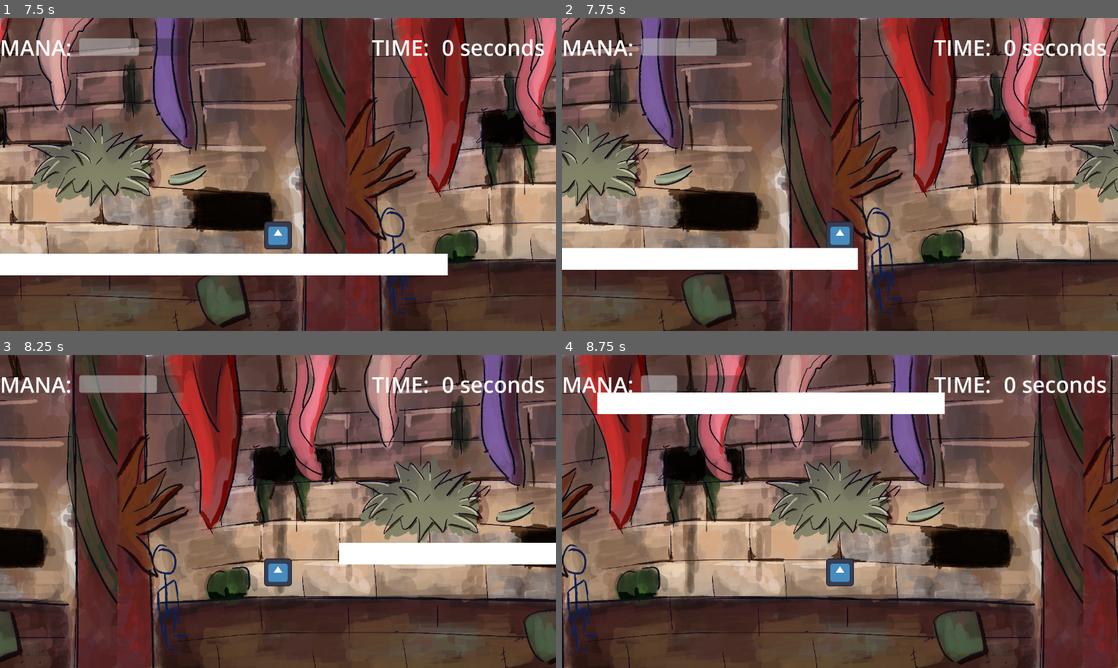
Above: before the commit, frames 1-4 (two rows, left to right).
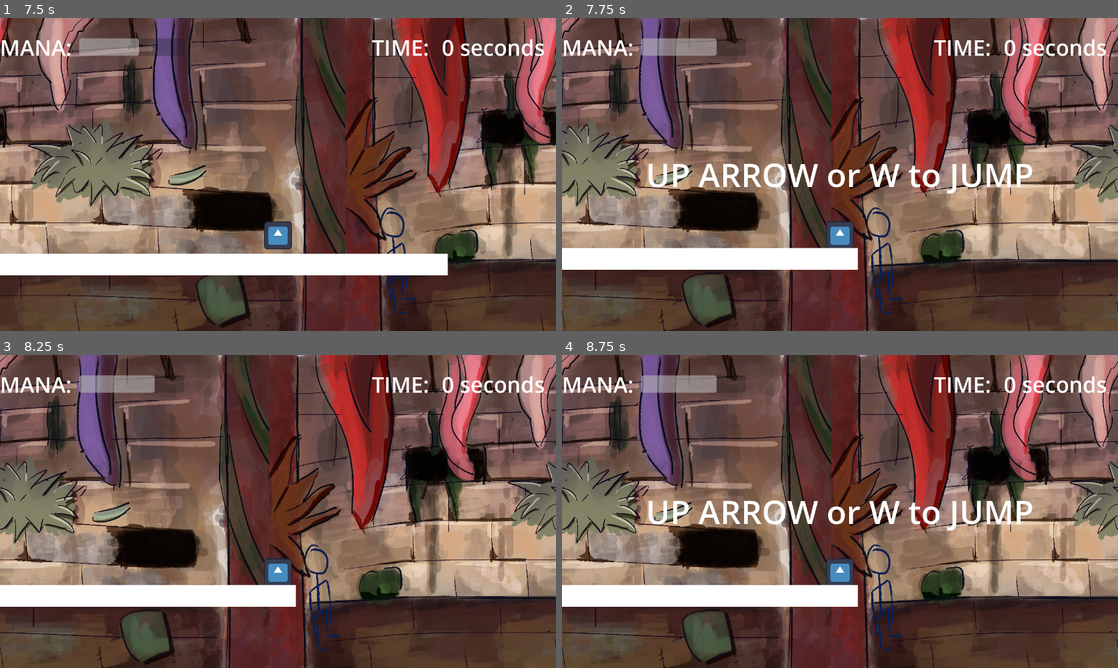
Above: after the commit, the same moments.

Repository: MagusCurt/IGDB-Jam
Game: Godot game, scene res://levels/level_spawner.tscn
Two runs of this game, one before a commit and one after it. Both use one fixed random seed, a clock stepped at 60 frames per second and the inputs below. This scene is started directly instead of the project's main scene. The engine's default icon, where the game draws it, is replaced by a stand-in: a white triangle on a blue panel in a dark square.
Inputs:
- Up to frame 1 (7.5 s): hold D (right) 0.53-1.25 s; hold Space (space) 0.53-1.25 s; tap P (P) at 0.6, 3.05, 4.35, 6.6 s; tap W (up) at 0.77, 1.07, 2.27, 2.3, 2.57, 4.52, 4.82, 6.02, 6.05, 6.32, 6.77, 7.07 s; click "RESTART" at 1.25 s; hold D (right) 2.03-2.78 s; tap Space (space) at 2.1, 4.55 s; hold A (left) 2.78-3.5 s; hold W (up) 2.78-3.5 s; click "RESTART" at 3.5 s; hold D (right) 4.28-5 s; click "RESTART" at 5 s; hold D (right) 5.78-6.53 s; hold Space (space) 5.78-6.53 s; hold A (left) 6.53-7.25 s; click "RESUME" at 7.25 s
- Up to frame 2 (7.75 s): no input
- Up to frame 3 (8.25 s): hold D (right) from 8.03 s (still down); hold Space (space) from 8.03 s (still down)
- Up to frame 4 (8.75 s): keep holding D (right); keep holding Space (space)

Frame 1 is identical in both runs. In frame 2, 2.0% of the frame differs, in the area x 15-85%, y 46-57%; in frame 3, 73%; in frame 4, 78%, in the area x 0-100%, y 0-100%.

Commit message:
fixed jump totorial

Diff:
--- a/characters/player/player.gd
+++ b/characters/player/player.gd
@@ -9,41 +9,50 @@
 var mana_recovery_rate: float = 60 # Rate at which mana is recovered over time
 
 func _ready() -> void:
-    print_debug(velocity)
+	print_debug(velocity)
 
 func _process(delta: float) -> void:
-    # gravity = 1000.0
+	# gravity = 1000.0
 
-    # if Input.is_action_pressed("right"):
-    #     velocity.x = speed
-    # elif Input.is_action_pressed("left"):
-    #     velocity.x = -speed
-    # else:
-    #     velocity.x = 0.0
+	# if Input.is_action_pressed("right"):
+	#     velocity.x = speed
+	# elif Input.is_action_pressed("left"):
+	#     velocity.x = -speed
+	# else:
+	#     velocity.x = 0.0
 
-    velocity.x = speed
+	velocity.x = speed
 
-    if Input.is_action_pressed("up") and is_on_floor():
-        velocity.y = -400.0  # Jump height
-    elif not is_on_floor():
-        velocity.y += 1000.0 * delta  # Gravity effect
+	if Input.is_action_pressed("up") and is_on_floor():
+		velocity.y = -400.0  # Jump height
+	elif not is_on_floor():
+		velocity.y += 1000.0 * delta  # Gravity effect
 
-    if Input.is_action_pressed("space"):
-        if mana > 0:
-            mana -= mana_loss_rate * delta  # Decrease mana when using time control
-            UiSingleton.player_mana = mana  # Update the UI with current mana
-            TimeSingleton.emit_signal("reverse_time")
-        else:
-            # Optionally, you can handle the case where mana is depleted
-            print("Not enough mana to reverse time.")
-            TimeSingleton.emit_signal("continue_time")  # Stop time control if mana is depleted
+	if Input.is_action_pressed("space"):
+		if mana > 0:
+			mana -= mana_loss_rate * delta  # Decrease mana when using time control
+			UiSingleton.player_mana = mana  # Update the UI with current mana
+			TimeSingleton.emit_signal("reverse_time")
+		else:
+			# Optionally, you can handle the case where mana is depleted
+			print("Not enough mana to reverse time.")
+			TimeSingleton.emit_signal("continue_time")  # Stop time control if mana is depleted
 
-    elif Input.is_action_just_released("space"):
-        TimeSingleton.emit_signal("continue_time")
-    else:
-        # Recover mana over time when not using time control
-        if mana < 100:
-            mana += mana_recovery_rate * delta  # Increase mana when not using time control
-            UiSingleton.player_mana = mana  # Update the UI with current mana
+	elif Input.is_action_just_released("space"):
+		TimeSingleton.emit_signal("continue_time")
+	else:
+		# Recover mana over time when not using time control
+		if mana < 100:
+			mana += mana_recovery_rate * delta  # Increase mana when not using time control
+			UiSingleton.player_mana = mana  # Update the UI with current mana
 
-    move_and_slide()
+	move_and_slide()
+
+func _on_jump_tutorial_trigger_area_entered(area:Area2D) -> void:
+	UiSingleton.emit_signal("tutorial_change")
+
+
+func _on_jump_tutorial_trigger_body_entered(body:Node2D) -> void:
+	if body.name == "Player":
+		# Emit the tutorial change signal to update the tutorial text and input action
+		UiSingleton.emit_signal("tutorial_change")
--- a/globals/ui_singleton.gd
+++ b/globals/ui_singleton.gd
@@ -3,6 +3,8 @@
 var game_state: String = "unpaused" # Possible values: "unpaused", "paused", "game_over"
 
 signal toggle_pause
+
+signal tutorial_change
 
 var player_mana = 100
 
--- a/levels/level_spawner.tscn
+++ b/levels/level_spawner.tscn
@@ -35,4 +35,8 @@
 position = Vector2(1687, 310)
 
 [node name="CollisionShape2D" type="CollisionShape2D" parent="JumpTutorialTrigger" index="0"]
+position = Vector2(256, 12)
 shape = SubResource("RectangleShape2D_vhkuq")
+
+[connection signal="area_entered" from="JumpTutorialTrigger" to="Player" method="_on_jump_tutorial_trigger_area_entered"]
+[connection signal="body_entered" from="JumpTutorialTrigger" to="Player" method="_on_jump_tutorial_trigger_body_entered"]
--- a/ui/game_ui/gui.gd
+++ b/ui/game_ui/gui.gd
@@ -4,3 +4,11 @@
 @export var tutorial_text: String = "HOLD SPACE"
 @export var input_action: String = "space"
 @export var is_tutorial: bool = false
+
+# func _ready() -> void:
+#     UiSingleton.connect("tutorial_change", _on_tutorial_change)
+
+
+# func _on_tutorial_change() -> void:
+#     var tutorial_text = "UP ARROW or W to JUMP"
+#     input_action
--- a/ui/game_ui/mana_gauge.gd
+++ b/ui/game_ui/mana_gauge.gd
@@ -3,7 +3,6 @@
 var mana_display = 100
 
 func _process(delta: float) -> void:
-	print_debug(UiSingleton.player_mana)
 	if UiSingleton.player_mana != TYPE_NIL:
 		mana_display = UiSingleton.player_mana
 		%ManaGauge.value = mana_display
--- a/ui/game_ui/tutorials.gd
+++ b/ui/game_ui/tutorials.gd
@@ -5,6 +5,10 @@
 var input_action = 'space'
 
 var tutorial_active: bool = false
+
+func _ready() -> void:
+    # Connect the tutorial change signal to update the tutorial text and input action
+    UiSingleton.connect("tutorial_change", _on_tutorial_change)
 
 func _process(_delta: float) -> void:
 
@@ -20,3 +24,9 @@
         get_tree().paused = false
         $AnimationPlayer.stop()
         visible = false
+
+func _on_tutorial_change() -> void:
+    print("Tutorial change signal received")
+    tutorial_text = "UP ARROW or W to JUMP"
+    input_action = "up"  # Update the input action to match the jump action
+    tutorial_active = false  # Reset the tutorial state
--- a/ui/main_ui/main_menu.gd
+++ b/ui/main_ui/main_menu.gd
@@ -4,4 +4,4 @@
 
 func _on_start_pressed() -> void:
 	#change scene to the main game
-	get_tree().change_scene_to_file("res://levels/variants/tutorial.tscn")
+	get_tree().change_scene_to_file("res://levels/variants/level_spawner.tscn")
